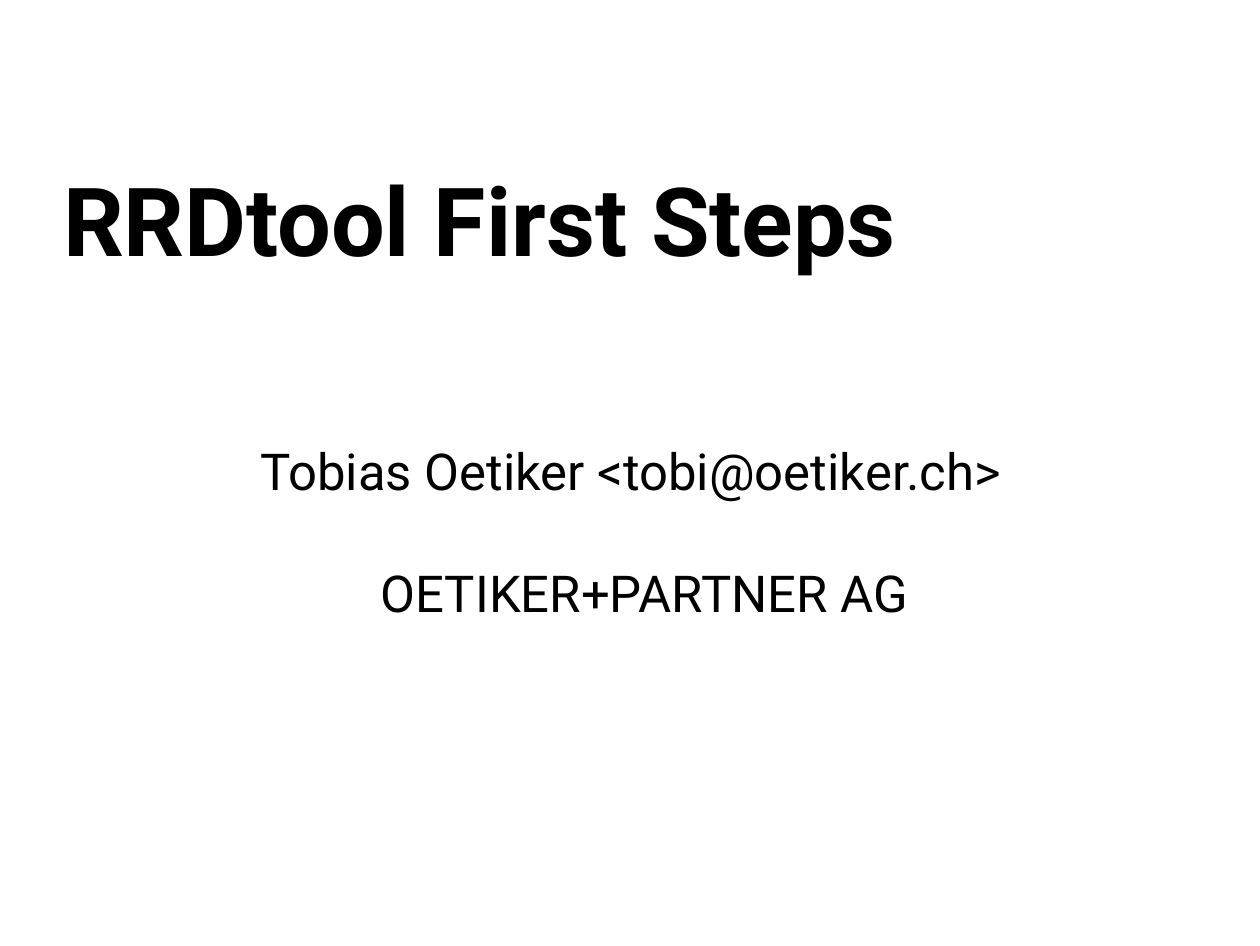
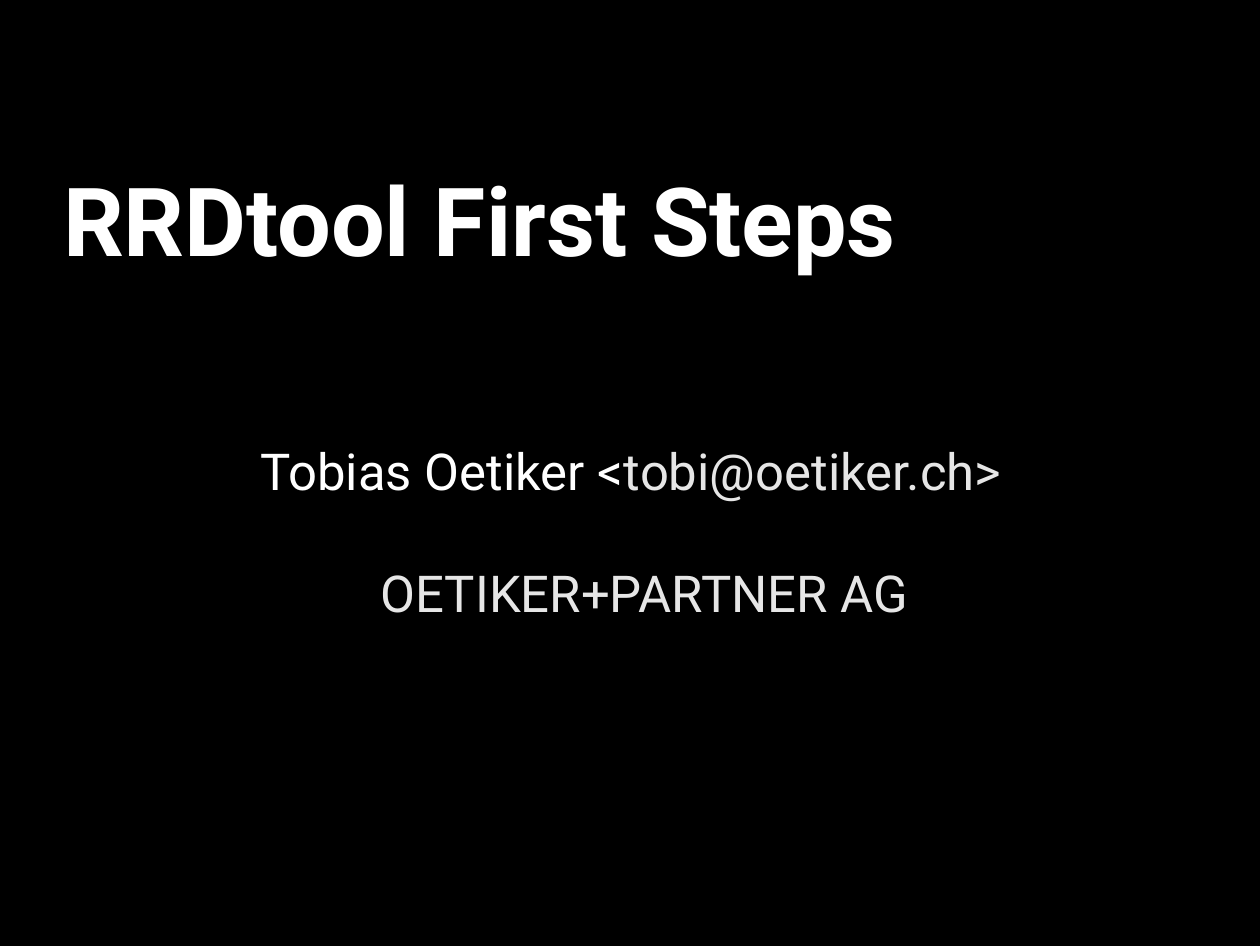
Before and after one commit to Distrotech/rrdtool, a slide deck: slide 1 of tutorial/fisl12/rrd-intro.odp. Drawn at 1260x946 pixels with LibreOffice and Linux fonts; fonts in the diff are those of the drawing. Boxes give left, top, right and bottom in pixels: in the first picture for what was removed or moved away, otherwise in the second. Text is boxed around its words. In the diff, an @@ line names an element or a change of style, - is before the commit and + after.

Commit message:
flip colors

```diff
--- a/tutorial/fisl12/rrd-intro.odp
+++ b/tutorial/fisl12/rrd-intro.odp
@@ background #FFFFFF to #000000 @@
@@ title "RRDtool First Steps" at (63, 184, 896, 276): text colour #000000 to #FFFFFF @@
@@ subtitle "Tobias Oetiker <tobi@oetiker.ch>" at (261, 452, 1002, 613): text colour #000000 to #FFFFFF in "Tobias Oetiker <tobi@oetiker.ch>"; text colour #000000 to #E6E6E6 in "<tobi@oetiker.ch>", "OETIKER+PARTNER AG" @@
```
Also in this commit, not shown: 65 other slides changed.
